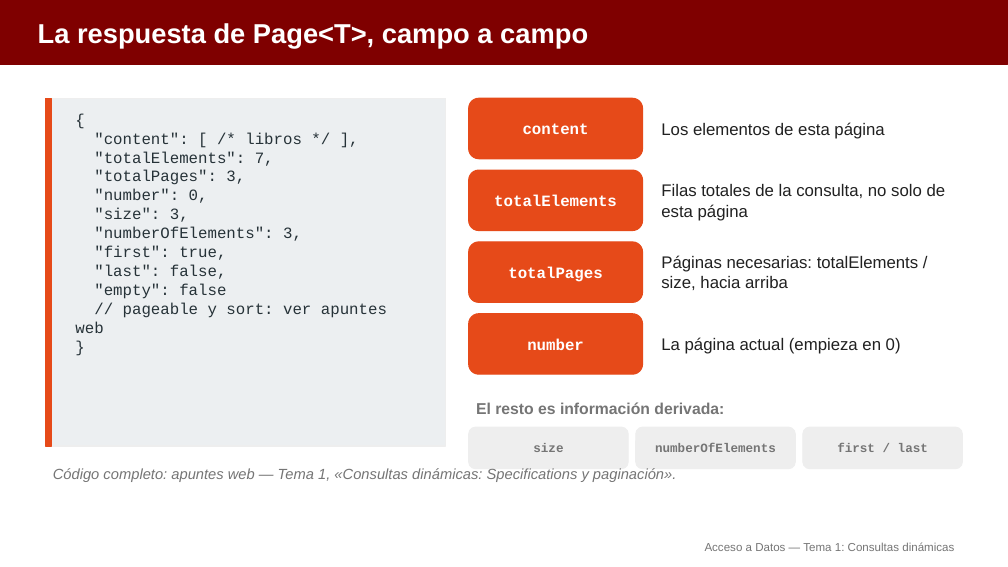
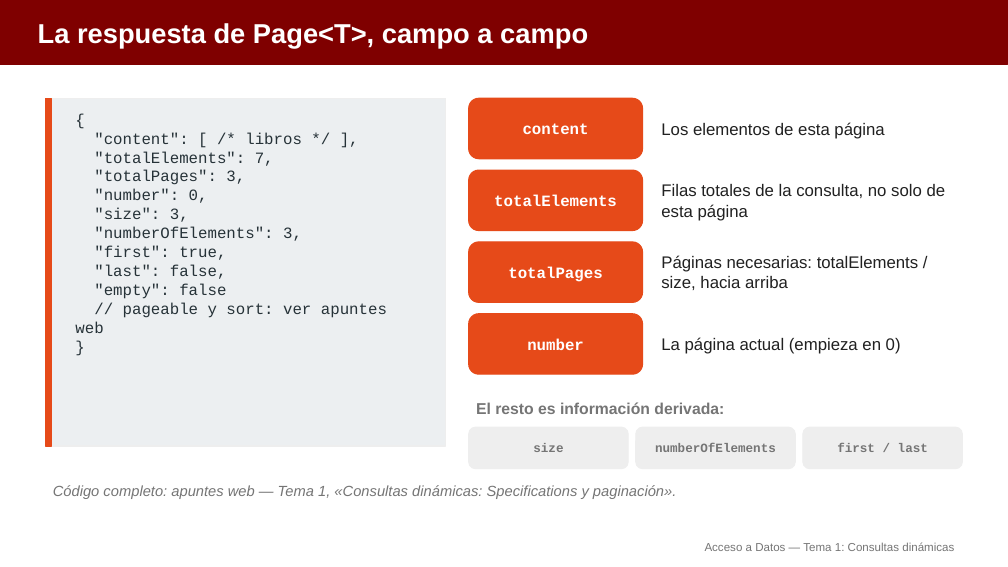
Before and after one commit to aitorventura/acceso-a-datos, a slide deck: slide 12 of docs/tema1/diapositivas/consultas-dinamicas.pptx (slide 11 before the commit). Drawn at 1008x567 pixels with LibreOffice and Linux fonts; fonts in the diff are those of the drawing. Boxes give left, top, right and bottom in pixels: in the first picture for what was removed or moved away, otherwise in the second. Text is boxed around its words. In the diff, an @@ line names an element or a change of style, - is before the commit and + after.

Commit message:
modificación diapositivas tema1-consultasdinamicas

```diff
--- a/docs/tema1/diapositivas/consultas-dinamicas.pptx
+++ b/docs/tema1/diapositivas/consultas-dinamicas.pptx
@@ text "Código completo: apuntes web — ...": place and size @@
-text "Código completo: apuntes web — ..." at bbox=[53, 468, 676, 482]
+text "Código completo: apuntes web — ..." at bbox=[53, 485, 676, 499]
```
Also in this commit, not shown: 7 other slides changed, 1 slide added.
